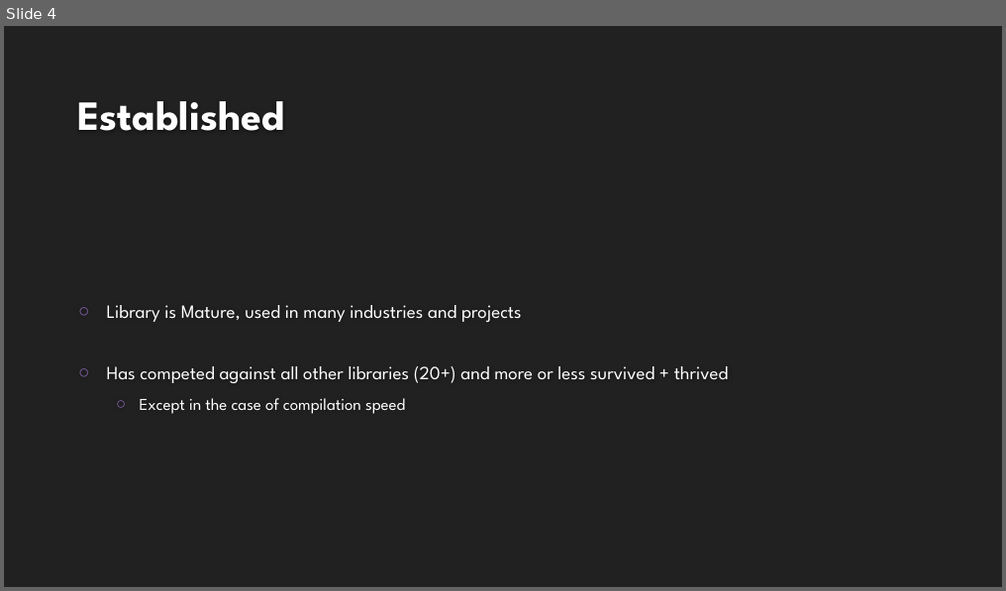
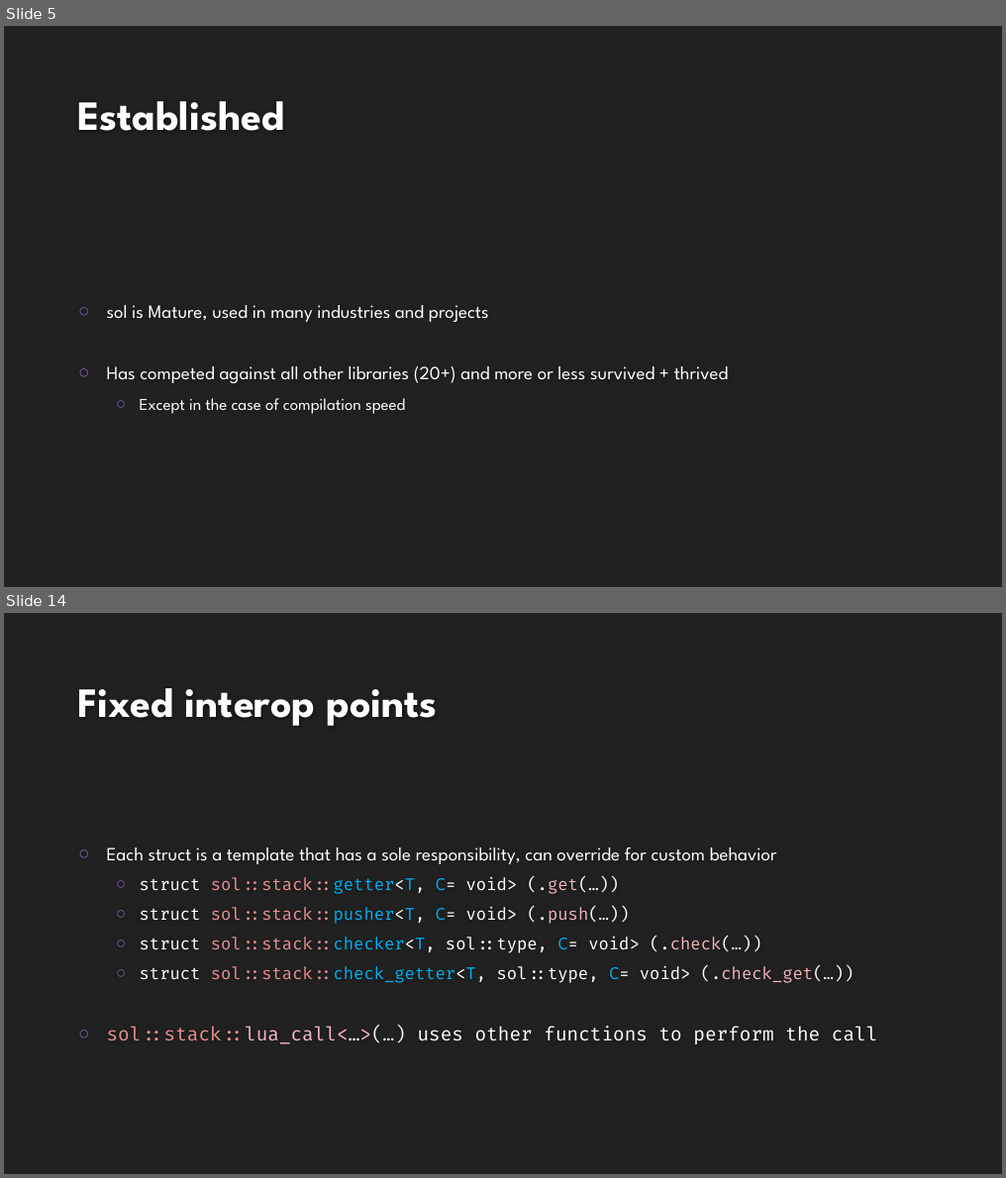
Before and after one commit to ThePhD/ThePhD.github.io, a slide deck: presentations/sol2/C++ Now/2018.03.28 - ThePhD - Compile Fast, Run Faster, Scale Forever.pptx. Shown one above the other, each under a label of ours: slide 4 before the commit, slides 5 and 14 after it; the slides between them are not shown. The pictures are 1006x591 and 1006x1178 pixels, drawn with LibreOffice and Linux fonts; fonts in the diff are those of the drawing; background and template pictures are left out. Boxes give left, top, right and bottom in pixels: in the first picture for what was removed or moved away, otherwise in the second. Text is boxed around its words. In the diff, an @@ line names an element or a change of style, - is before the commit and + after.

```diff
--- a/presentations/sol2/C++ Now/2018.03.28 - ThePhD - Compile Fast, Run Faster, Scale Forever.pptx
+++ b/presentations/sol2/C++ Now/2018.03.28 - ThePhD - Compile Fast, Run Faster, Scale Forever.pptx
@@ slide 14 added at bbox=[4, 613, 1002, 1174], background #212121 @@
@@ title added at bbox=[78, 688, 437, 726], 40 pt, text #FEFEFE, bold @@
+Fixed interop points
@@ text added at bbox=[107, 848, 877, 1045], 16 pt, text #FFFFFF @@
+○ Each struct is a template that has a sole responsibility, can override for custom behavior
+  ○ struct sol::stack::getter<T, C= void> (.get(…))
+  ○ struct sol::stack::pusher<T, C= void> (.push(…))
+  ○ struct sol::stack::checker<T, sol::type, C= void> (.check(…))
+  ○ struct sol::stack::check_getter<T, sol::type, C= void> (.check_get(…))
+○ sol::stack::lua_call<…>(…) uses other functions to perform the call
@@ what was slide 4 is now slide 5 @@
@@ slide 5 changed as well @@
@@ text at bbox=[107, 305, 489, 322]: text changed @@
-○ Library is Mature, used in many industries and projects
+○ sol is Mature, used in many industries and projects
```
Also in this commit, not shown: 4 other slides changed, 53 other slides added, 5 other files.
